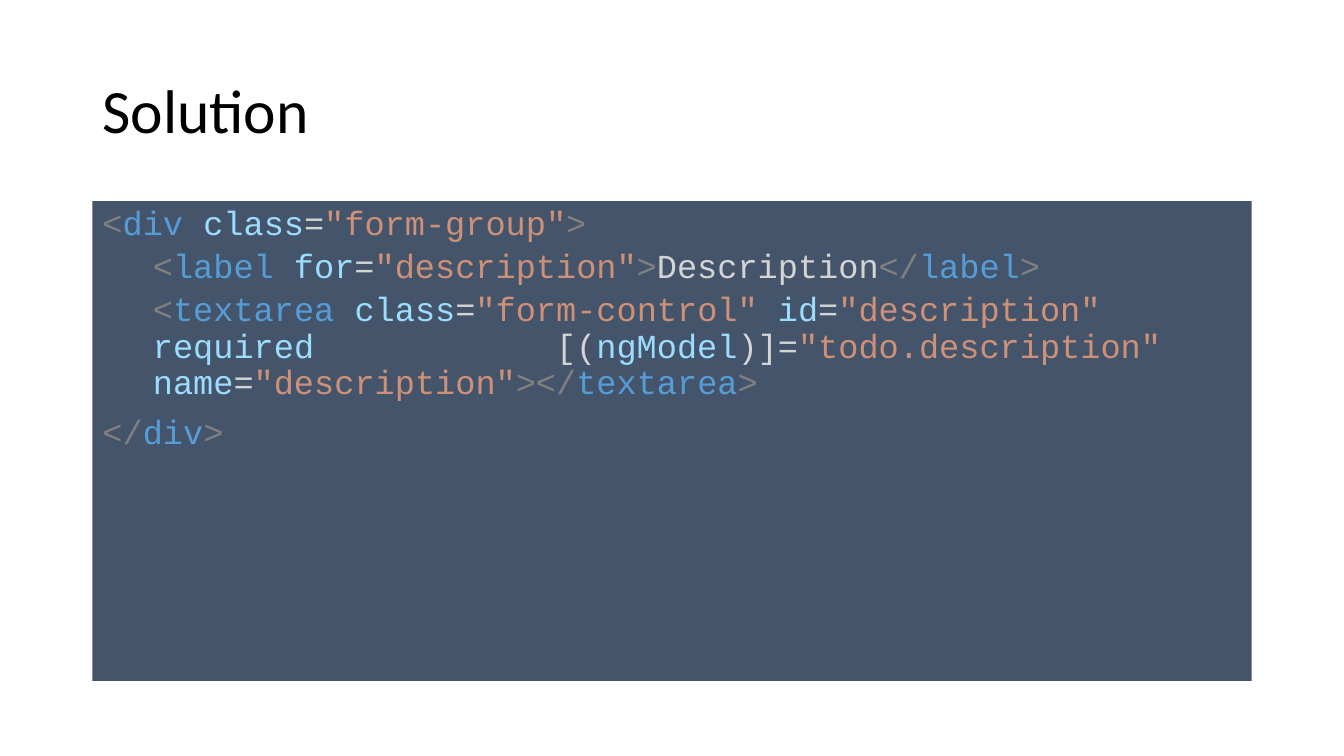
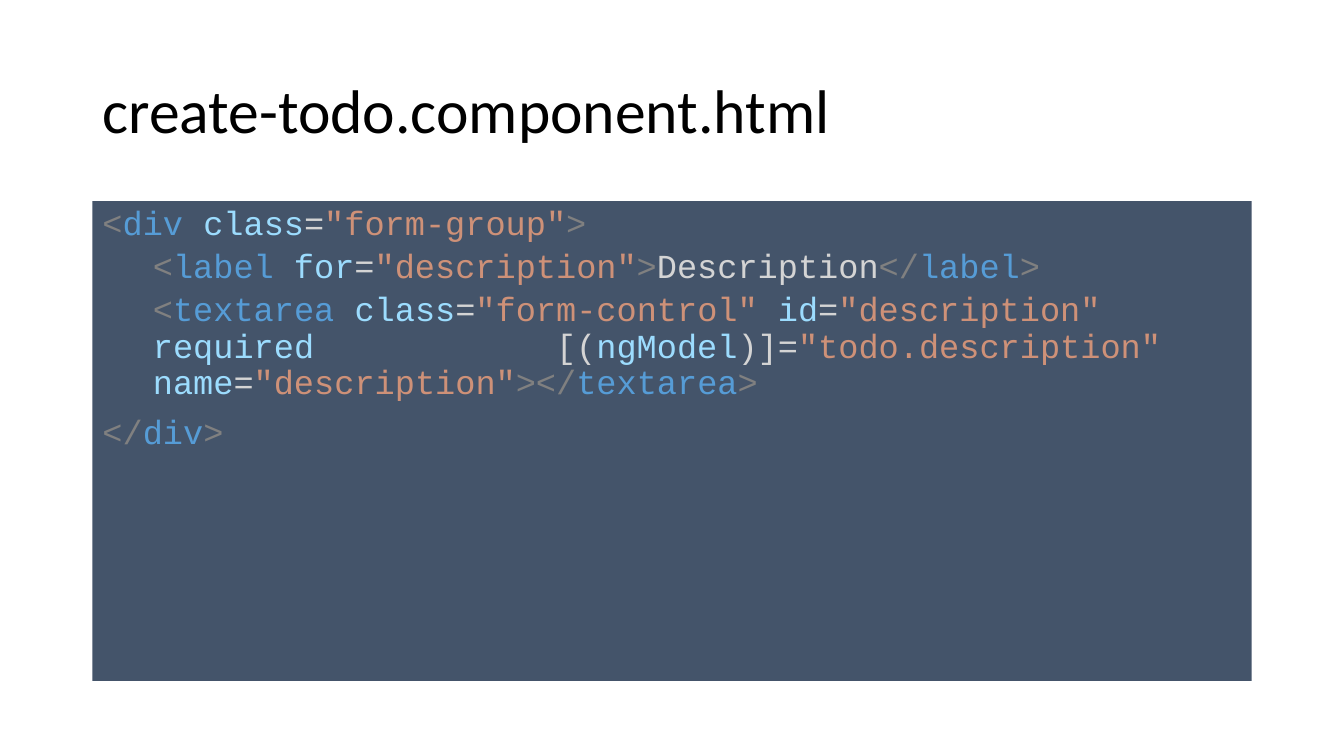
Before and after one commit to spirit-coding/todo-app-aj33349, a slide deck: slide 24 of Angular2.pptx (slide 19 before the commit). Drawn at 1344x756 pixels with LibreOffice and Linux fonts; fonts in the diff are those of the drawing. Boxes give left, top, right and bottom in pixels: in the first picture for what was removed or moved away, otherwise in the second. Text is boxed around its words. In the diff, an @@ line names an element or a change of style, - is before the commit and + after.

```diff
--- a/Angular2.pptx
+++ b/Angular2.pptx
@@ title at box(102, 90, 829, 143): text changed @@
-Solution
+create-todo.component.html
```
Also in this commit, not shown: 11 other slides changed, 6 slides added.
